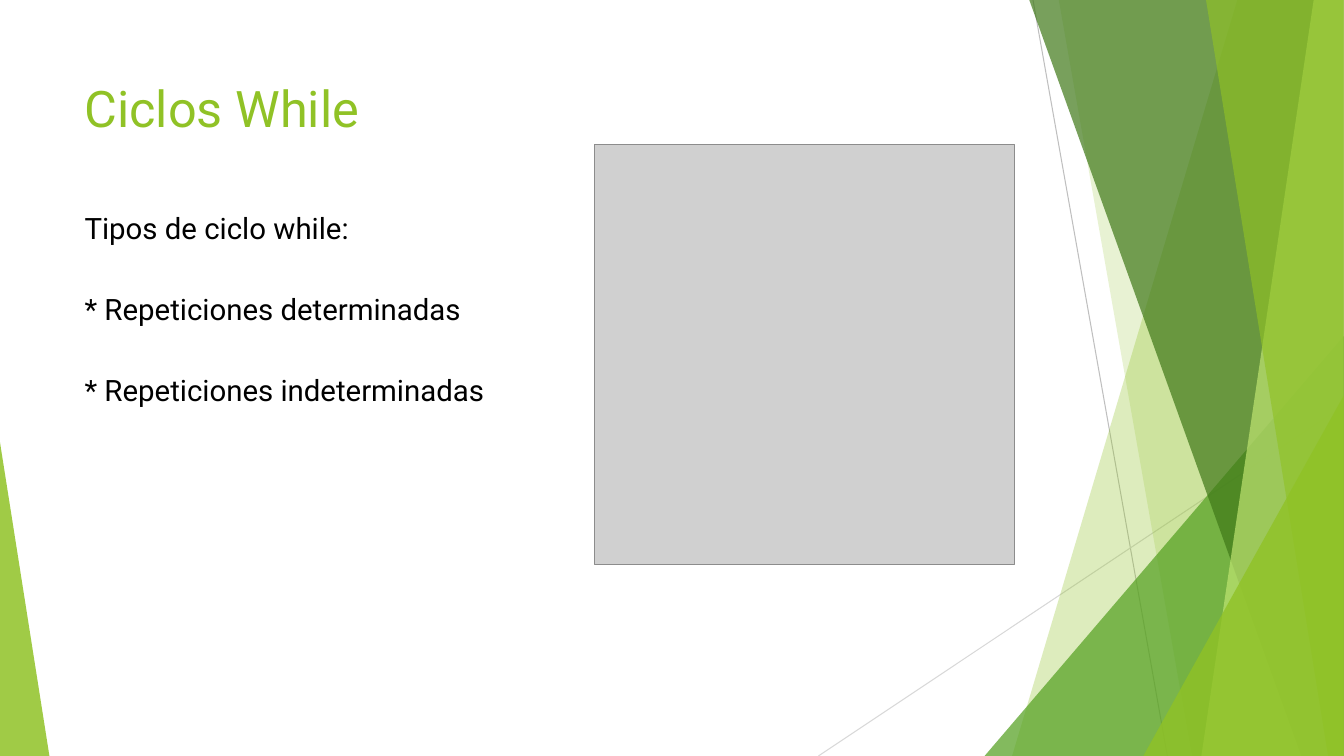
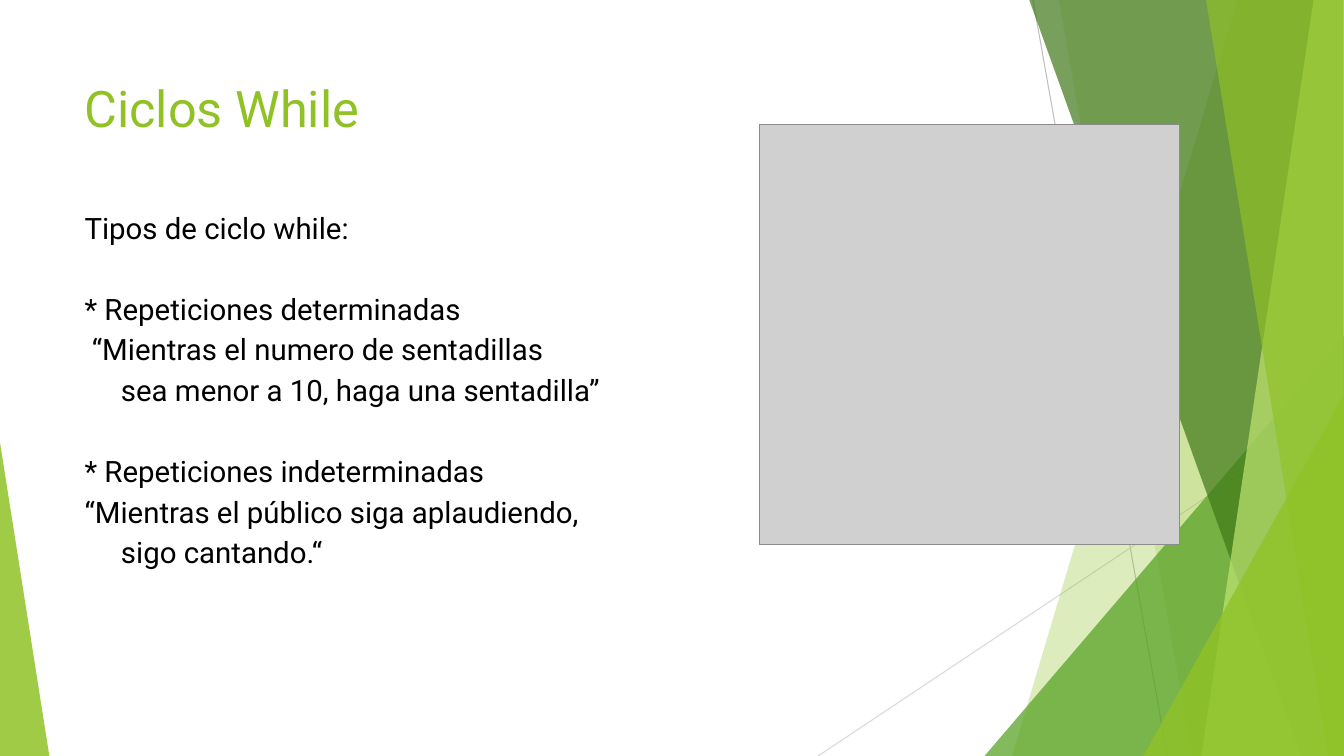
Before and after one commit to jomarnavarro/basicJava, a slide deck: slide 18 of slides/SeleniumModule2.pptx. Drawn at 1344x756 pixels with LibreOffice and Linux fonts; fonts in the diff are those of the drawing; grey boxes stand for pictures. Boxes give left, top, right and bottom in pixels: in the first picture for what was removed or moved away, otherwise in the second. Text is boxed around its words. In the diff, an @@ line names an element or a change of style, - is before the commit and + after.

```diff
--- a/slides/SeleniumModule2.pptx
+++ b/slides/SeleniumModule2.pptx
@@ picture: place and size @@
-picture at box(595, 144, 1015, 565)
+picture at box(759, 124, 1180, 544)
@@ text at box(92, 338, 600, 407): paragraphs added @@
+“Mientras el numero de sentadillas
+sea menor a 10, haga una sentadilla”
@@ text at box(85, 501, 578, 569): paragraphs added @@
+“Mientras el público siga aplaudiendo,
+sigo cantando.“
```
Also in this commit, not shown: 6 other slides changed, 2 slides added, 1 slide removed, 5 other files.
